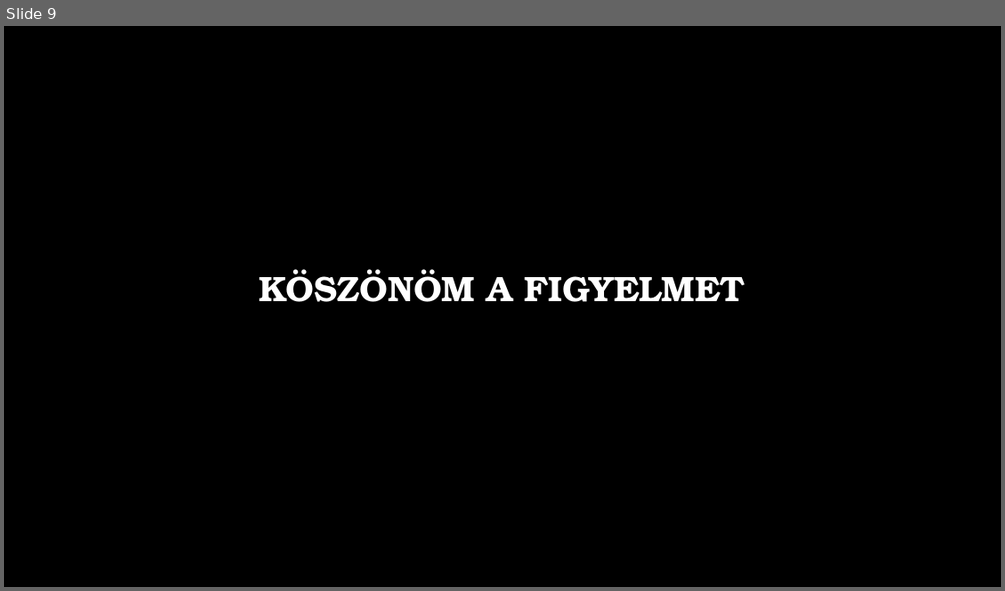
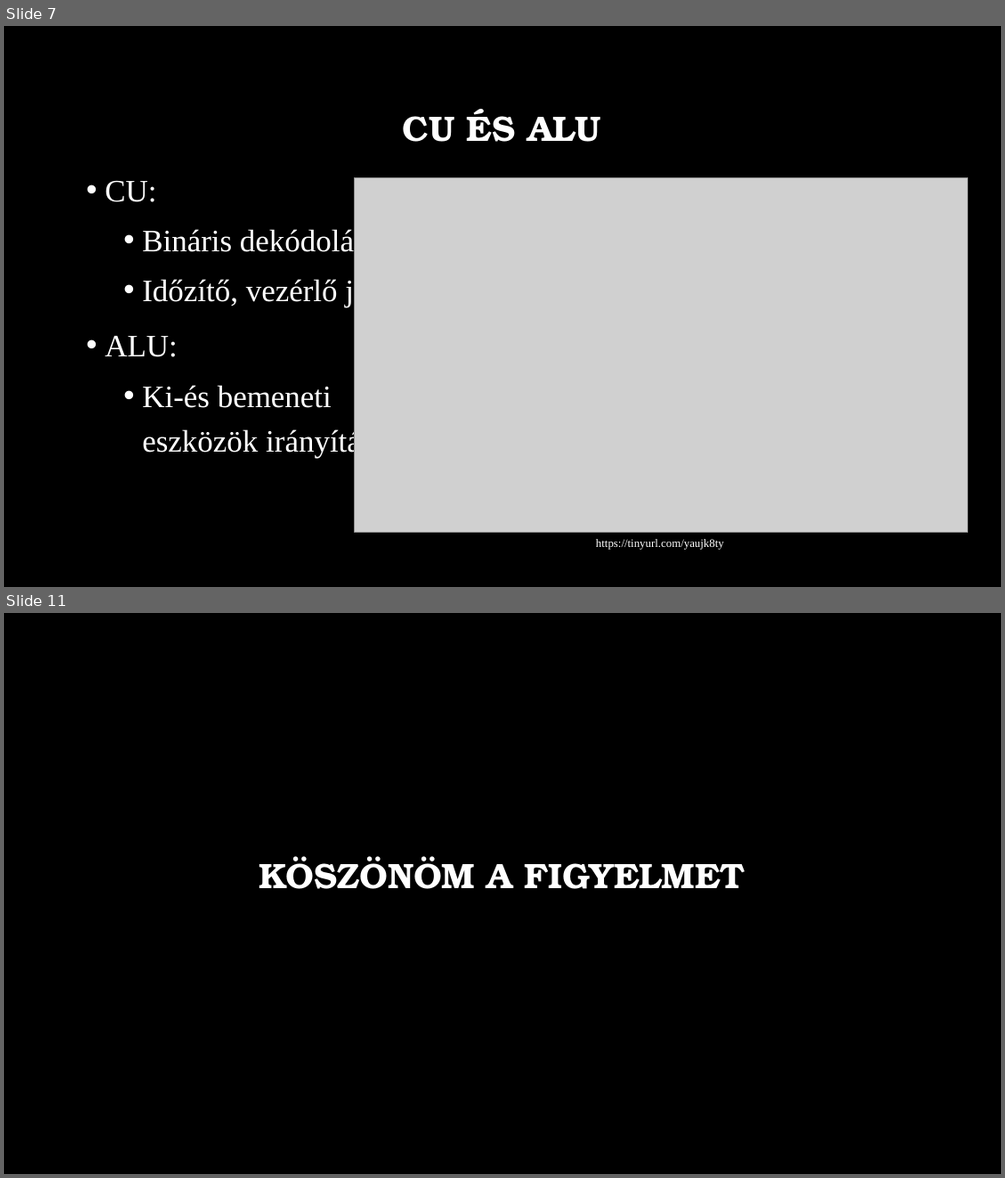
Before and after one commit to MszrsRicsi/Paprika, a slide deck: Processzorok.pptx. Shown one above the other, each under a label of ours: slide 9 before the commit, slides 7 and 11 after it; the slides between them are not shown. The pictures are 1005x591 and 1005x1178 pixels, drawn with LibreOffice and Linux fonts; fonts in the diff are those of the drawing; grey boxes stand for pictures; background and template pictures are left out. Boxes give left, top, right and bottom in pixels: in the first picture for what was removed or moved away, otherwise in the second. Text is boxed around its words. In the diff, an @@ line names an element or a change of style, - is before the commit and + after.

```diff
--- a/Processzorok.pptx
+++ b/Processzorok.pptx
@@ slide 7 added at (4,26,1001,587), background picture (left out) @@
@@ title added at (403,109,601,142), 34 pt, text #FFFFFF, bold @@
+CU ÉS ALU
@@ text added at (105,181,387,458), 30 pt, text #FFFFFF @@
+• CU:
+  • Bináris dekódolás
+  • Időzítő, vezérlő jel
+• ALU:
+  • Ki-és bemeneti eszközök irányítása
@@ picture added at (355,178,967,532) @@
@@ text added at (596,539,724,549), 11 pt, text #FFFFFF @@
+https://tinyurl.com/yaujk8ty
@@ what was slide 9 is now slide 11 @@
```
Also in this commit, not shown: 3 slides changed, 5 other slides added, 4 slides removed.
